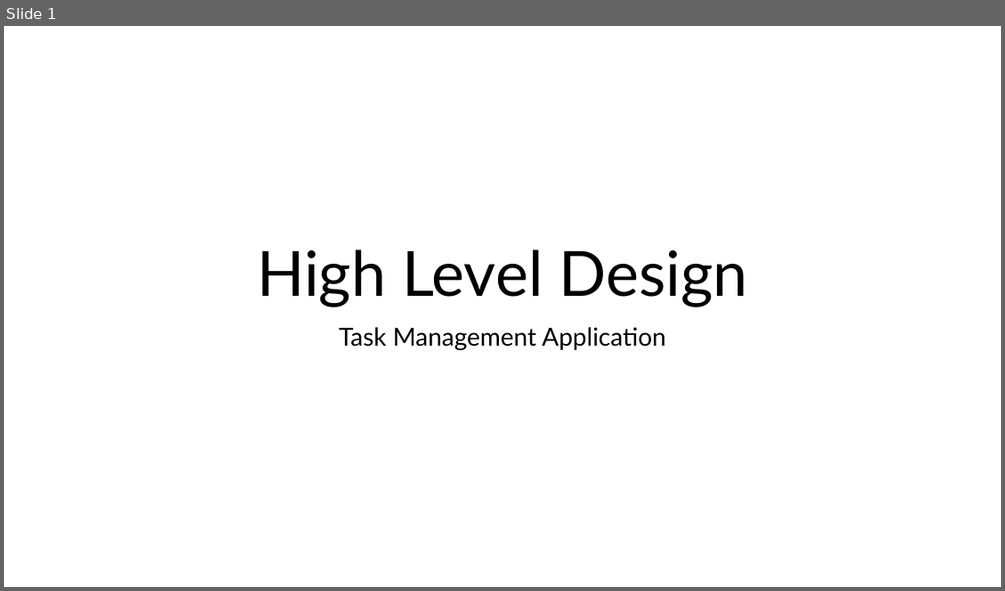
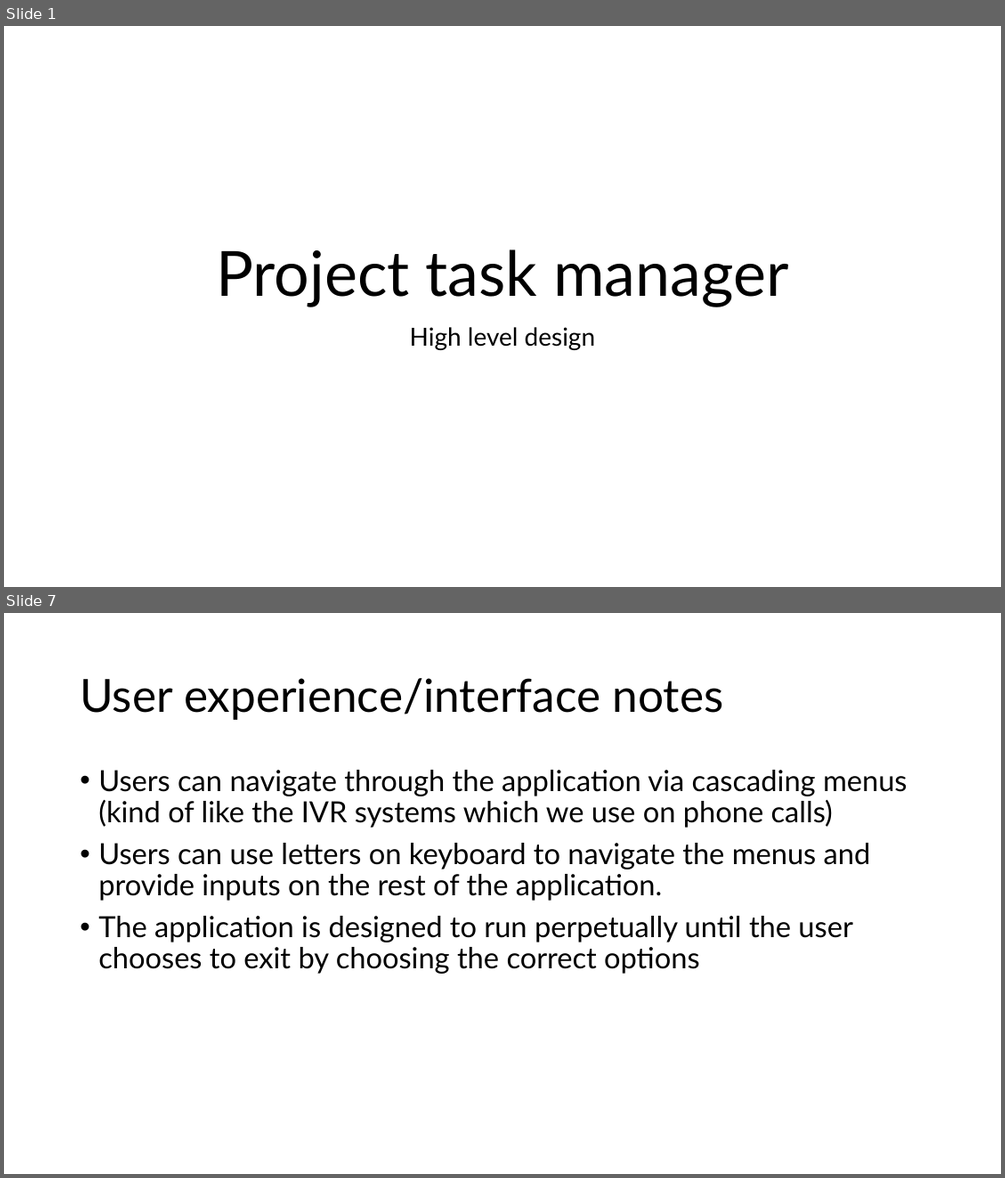
Before and after one commit to Avinash-p/Project-Task-Tracker, a slide deck: resources/High Level Design.pptx. Shown one above the other, each under a label of ours: slide 1 before the commit, slides 1 and 7 after it; the slides between them are not shown. The pictures are 1005x591 and 1005x1178 pixels, drawn with LibreOffice and Linux fonts; fonts in the diff are those of the drawing. Boxes give left, top, right and bottom in pixels: in the first picture for what was removed or moved away, otherwise in the second. Text is boxed around its words. In the diff, an @@ line names an element or a change of style, - is before the commit and + after.

```diff
--- a/resources/High Level Design.pptx
+++ b/resources/High Level Design.pptx
@@ slide 7 added at (x1=4, y1=613, x2=1001, y2=1174), background #FFFFFF @@
@@ title added at (x1=80, y1=678, x2=724, y2=720), 44 pt, text #000000 @@
+User experience/interface notes
@@ text added at (x1=98, y1=770, x2=907, y2=973), 28 pt, text #000000 @@
+• Users can navigate through the application via cascading menus (kind of like the IVR systems which we use on phone calls)
+• Users can use letters on keyboard to navigate the menus and provide inputs on the rest of the application.
+• The application is designed to run perpetually until the user chooses to exit by choosing the correct options
@@ slide 1 changed as well @@
@@ title at (x1=216, y1=249, x2=788, y2=307): text changed @@
-High Level Design
+Project task manager
@@ subtitle at (x1=410, y1=327, x2=595, y2=350): text changed @@
-Task Management Application
+High level design
```
Also in this commit, not shown: 2 other slides changed, 5 other slides added, 6 other files.
